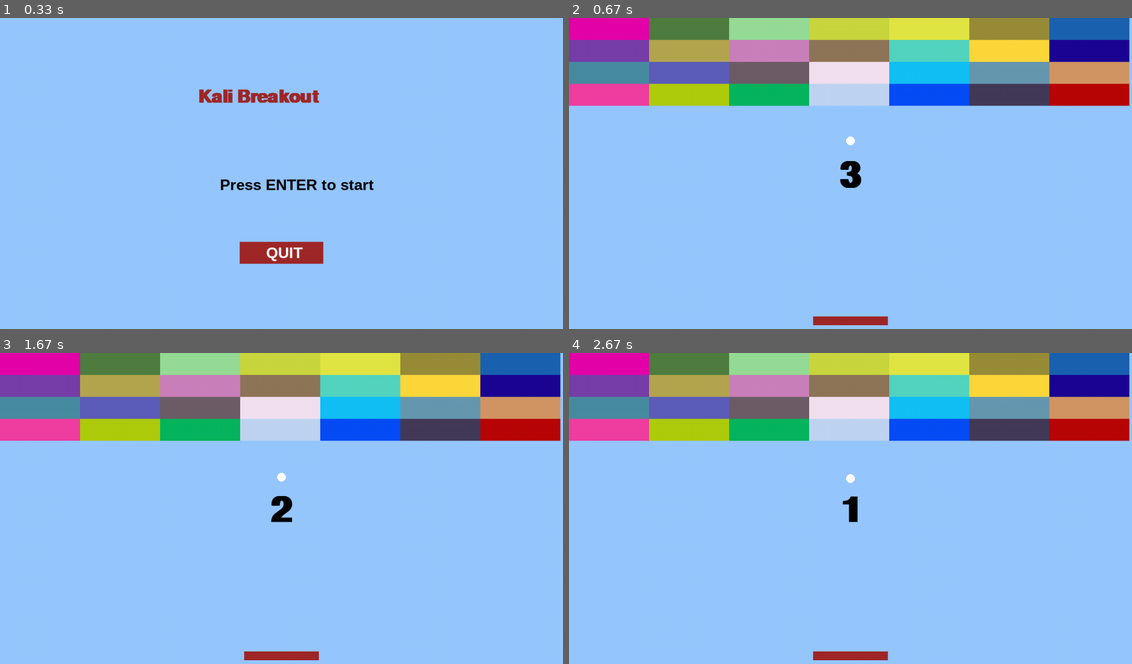
Above: before the commit, frames 1-4 (two rows, left to right).
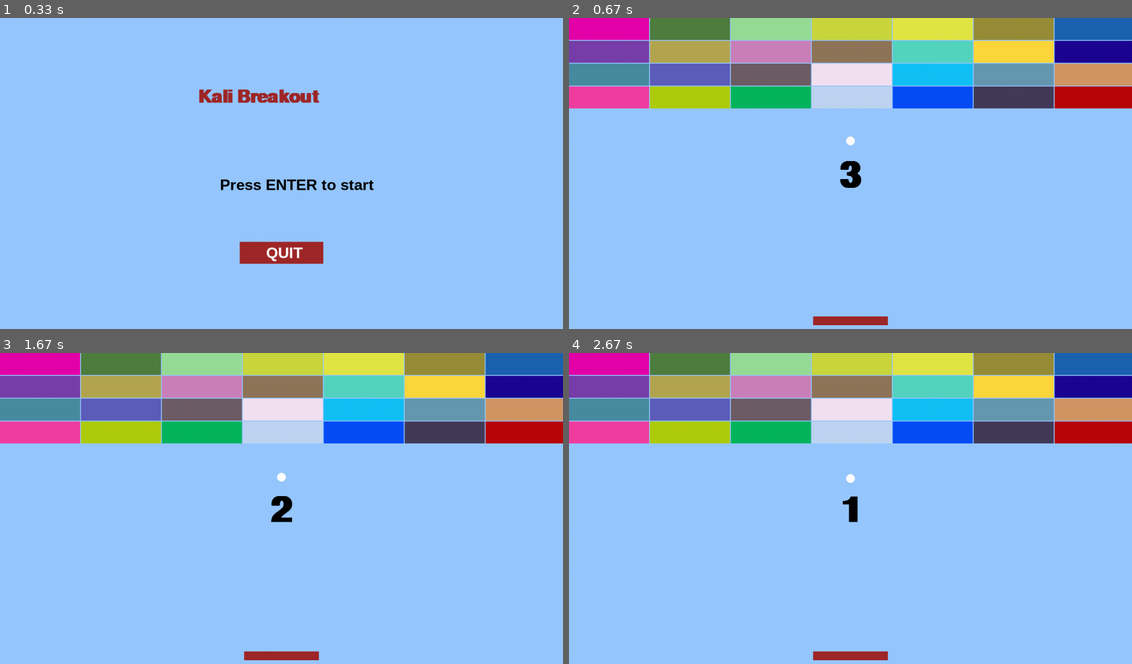
Above: after the commit, the same moments.

Repository: Kaliguth/Pygame_Brick_Breaker_Task
Game: pygame game, started from Program.py
Same seed, same stepped clock (60 frames per second), same inputs: the game is played once before the commit and once after it.
Inputs:
- Up to frame 1 (0.33 s): no input
- Up to frame 2 (0.67 s): tap Enter at 0.33 s
- Up to frame 3 (1.67 s): no input
- Up to frame 4 (2.67 s): no input

Frame 1 is identical in both runs. In frame 2, 4.0% of the frame differs, in the area x 0-100%, y 0-30%; in frame 3, 4.0%; in frame 4, 4.0%.

Commit message:
Fix - Filled small gap between bricks and right end of the screen

Diff:
--- a/logic/BrickLogic.py
+++ b/logic/BrickLogic.py
@@ -7,7 +7,7 @@
 from objects.Brick import Brick
 
 # Import required global vars
-from util.globals import WIDTH, BRICK_WIDTH, BRICK_HEIGHT, BRICK_ROWS
+from util.globals import WIDTH, BRICK_WIDTH, BRICK_HEIGHT, BRICK_ROWS, BRICK_SPACING_X, BRICK_SPACING_Y
 
 
 class BrickLogic:
@@ -25,8 +25,8 @@
         # loop to create bricks using rows and num_bricks vars
         for row in range(num_rows):
             for col in range(num_bricks_x):
-                x = col * BRICK_WIDTH  # Column
-                y = row * BRICK_HEIGHT  # Row
+                x = col * (BRICK_WIDTH + BRICK_SPACING_X)  # Column
+                y = row * (BRICK_HEIGHT + BRICK_SPACING_Y)  # Row
                 # Randomize color for the brick
                 color = (random.randint(0, 255), random.randint(0, 255), random.randint(0, 255))
                 # Create the brick
--- a/util/globals.py
+++ b/util/globals.py
@@ -17,6 +17,8 @@
 BRICK_WIDTH = 182
 BRICK_HEIGHT = 50
 BRICK_ROWS = 4
+BRICK_SPACING_X = 2
+BRICK_SPACING_Y = 2
 
 # Fonts
 pygame.font.init()  # Initiate pygame font module
